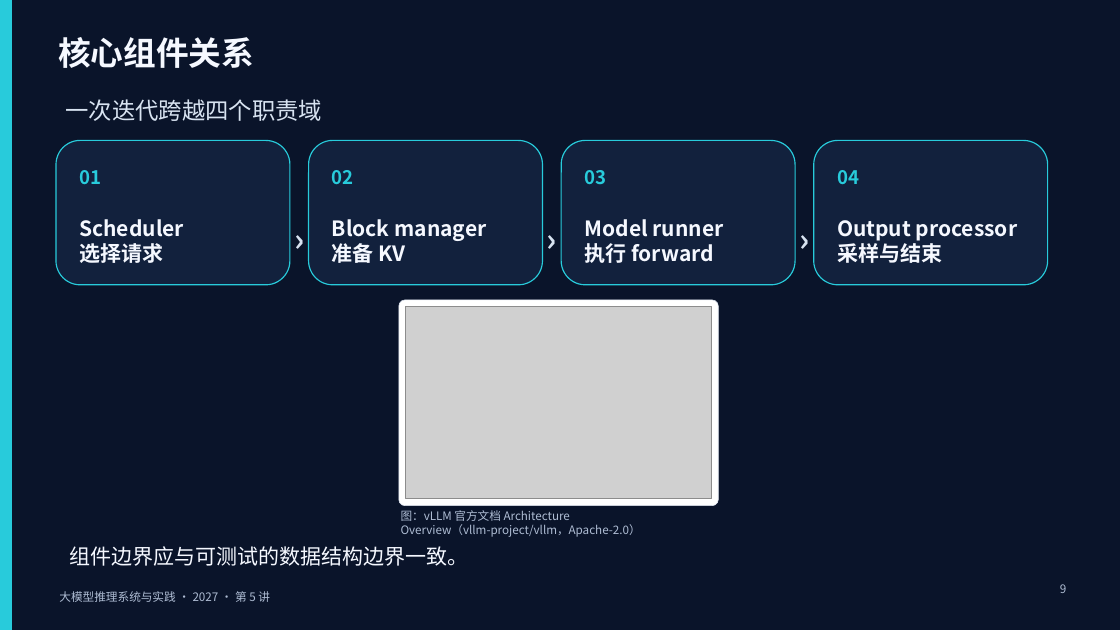
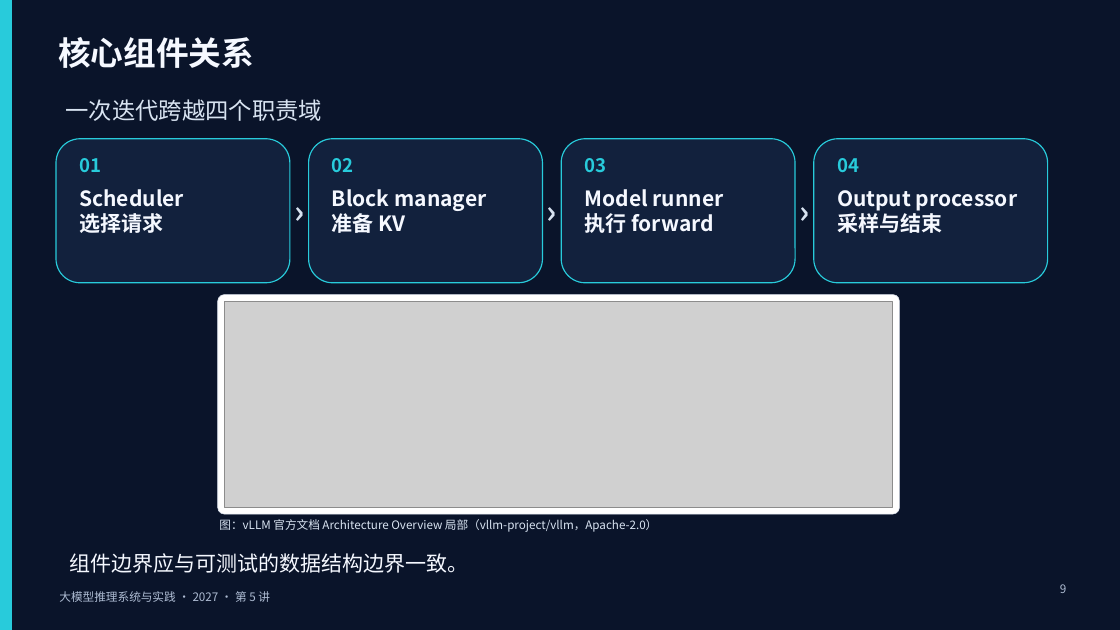
Before and after one commit to vLLM-HUST/intro-to-llm-inference-engines, a slide deck: slide 9 of build/slides/2027/lectures-8-pptx/第05讲_推理系统架构与代码阅读.pptx. Drawn at 1120x630 pixels with LibreOffice and Linux fonts; fonts in the diff are those of the drawing; grey boxes stand for pictures. Boxes give left, top, right and bottom in pixels: in the first picture for what was removed or moved away, otherwise in the second. Text is boxed around its words. In the diff, an @@ line names an element or a change of style, - is before the commit and + after.

```diff
--- a/build/slides/2027/lectures-8-pptx/第05讲_推理系统架构与代码阅读.pptx
+++ b/build/slides/2027/lectures-8-pptx/第05讲_推理系统架构与代码阅读.pptx
@@ 4 texts: place and size @@
-4 texts at [79, 170, 859, 184]
+4 texts at [79, 158, 859, 172]
@@ 7 texts: place and size @@
-7 texts at [79, 215, 1017, 263]
+7 texts at [79, 187, 1017, 234]
@@ rounded rectangle: place and size @@
-rounded rectangle at [399, 300, 718, 506]
+rounded rectangle at [218, 295, 900, 514]
@@ picture: place and size @@
-picture at [406, 307, 712, 499]
+picture at [224, 302, 893, 507]
@@ text at [219, 519, 657, 532]: text changed; text colour #AEBCD3 to #D8E3F1 @@
-图：vLLM 官方文档 Architecture Overview（vllm-project/vllm，Apache-2.0）
+图：vLLM 官方文档 Architecture Overview 局部（vllm-project/vllm，Apache-2.0）
@@ text "组件边界应与可测试的数据结构边界一致。": place and size @@
-text "组件边界应与可测试的数据结构边界一致。" at [70, 546, 469, 566]
+text "组件边界应与可测试的数据结构边界一致。" at [70, 553, 469, 573]
```
Also in this commit, not shown: 10 other slides changed, 5 other files.
